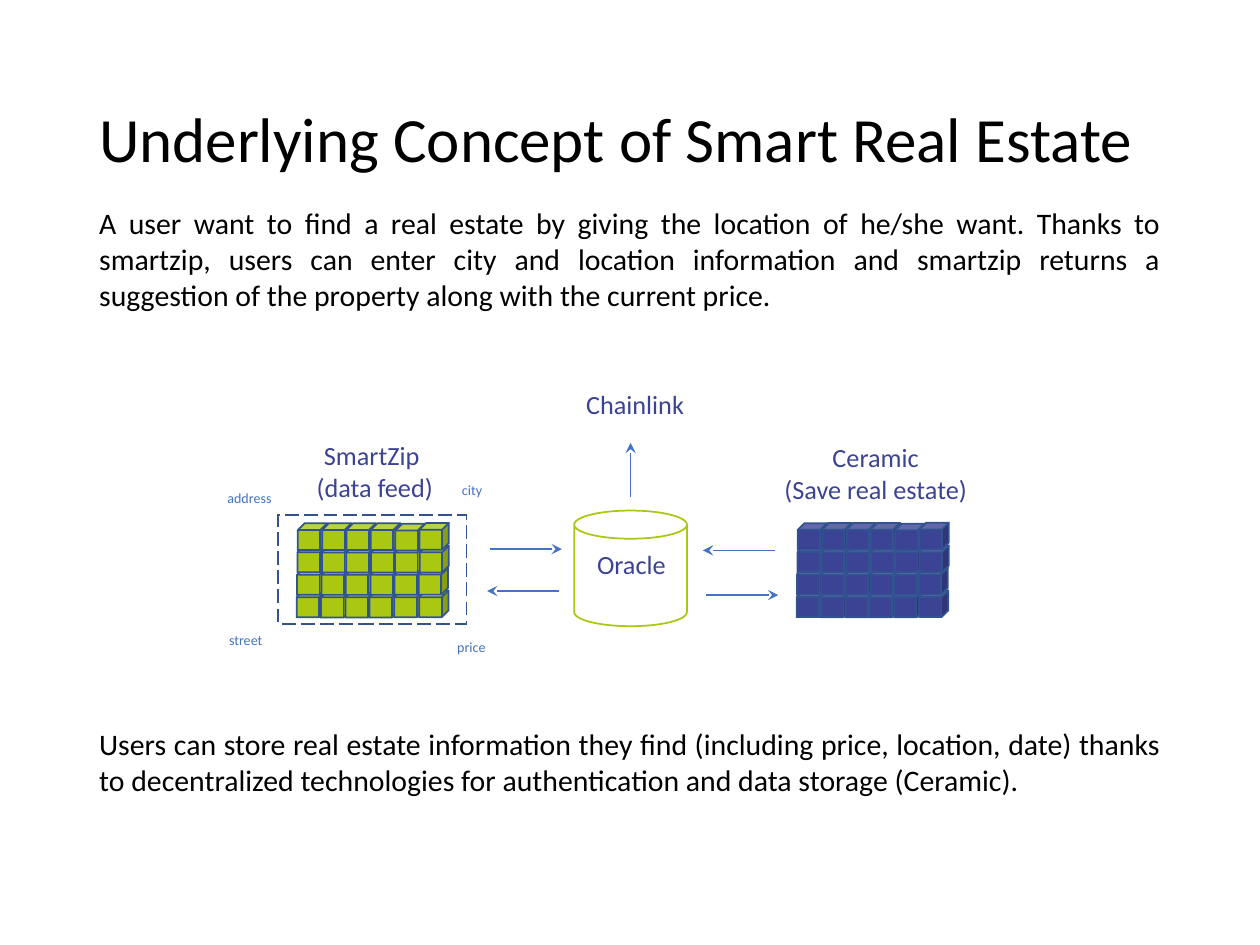
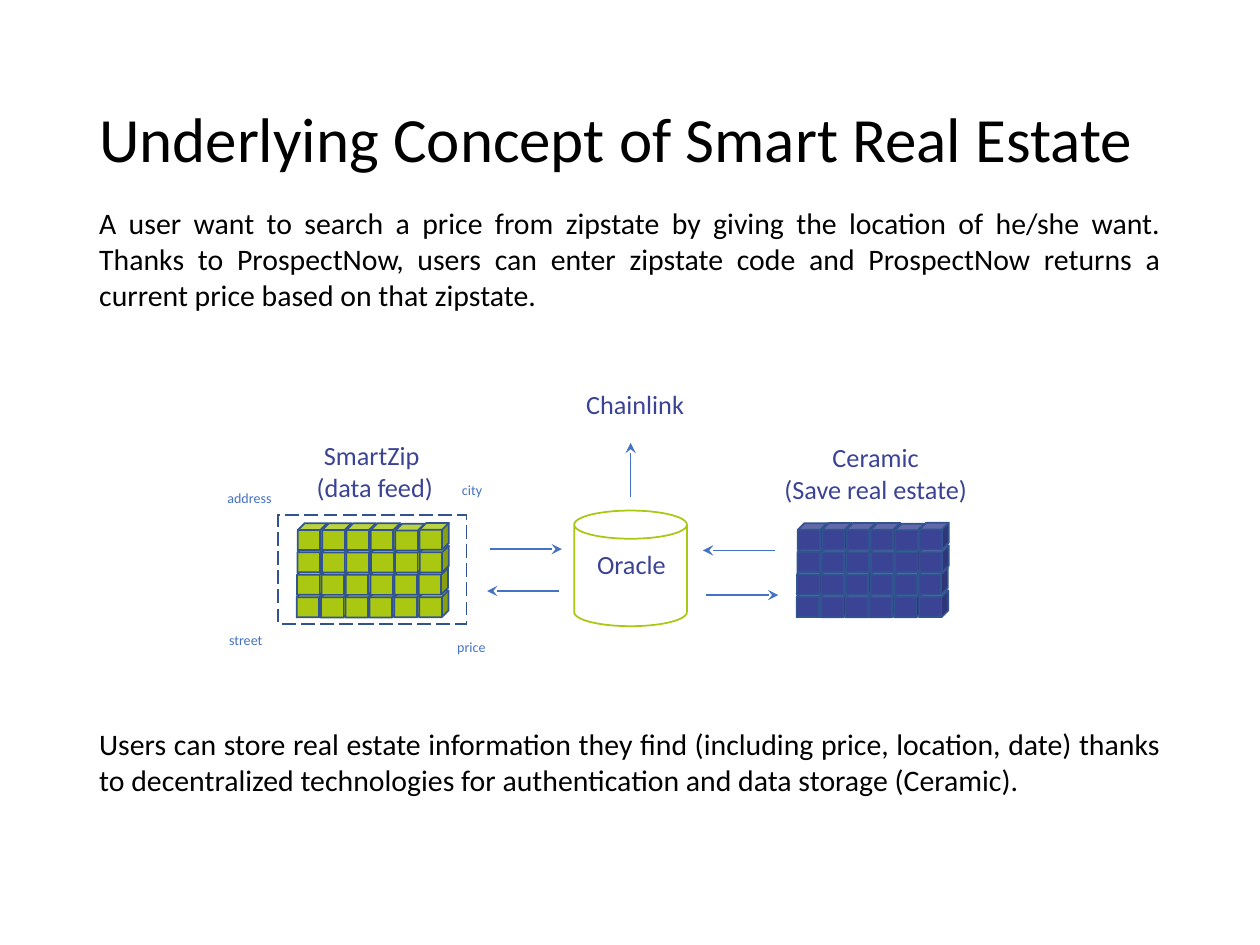
Before and after one commit to anhfactor/SmartRealEstate, a slide deck: slide 2 of Smart_RealEstate_Prototype.PPTX. Drawn at 1260x945 pixels with LibreOffice and Linux fonts; fonts in the diff are those of the drawing. Boxes give left, top, right and bottom in pixels: in the first picture for what was removed or moved away, otherwise in the second. Text is boxed around its words. In the diff, an @@ line names an element or a change of style, - is before the commit and + after.

Commit message:
update slide

```diff
--- a/Smart_RealEstate_Prototype.PPTX
+++ b/Smart_RealEstate_Prototype.PPTX
@@ text at bbox=[99, 213, 1160, 311]: text changed @@
-A user want to find a real estate by giving the location of he/she want. Thanks to smartzip, users can enter city and location information and smartzip returns a suggestion of the property along with the current price.
+A user want to search a price from zipstate by giving the location of he/she want. Thanks to ProspectNow, users can enter zipstate code and ProspectNow returns a current price based on that zipstate.
```
Also in this commit, not shown: 3 other slides changed, 1 slide added, 1 other file.
